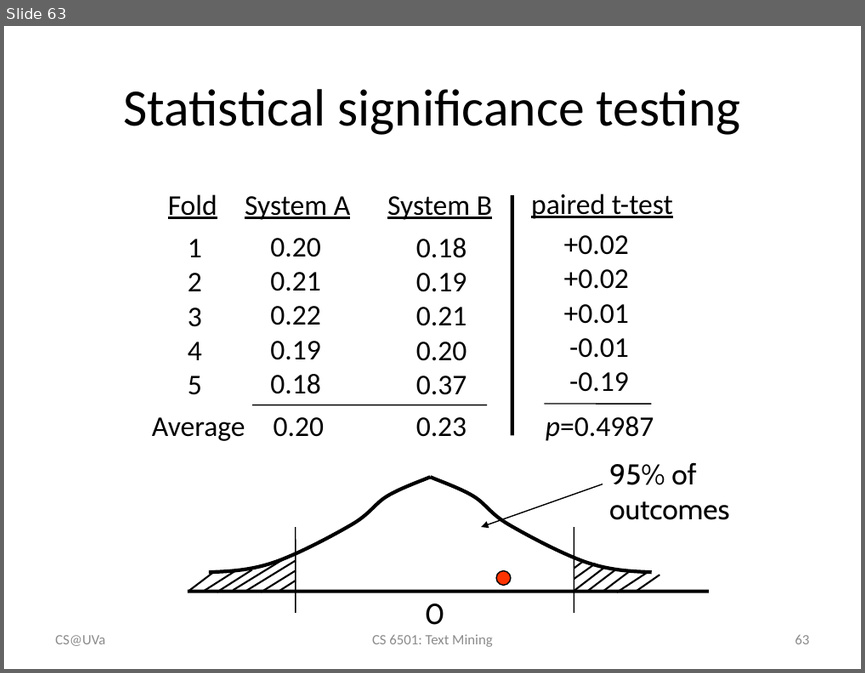
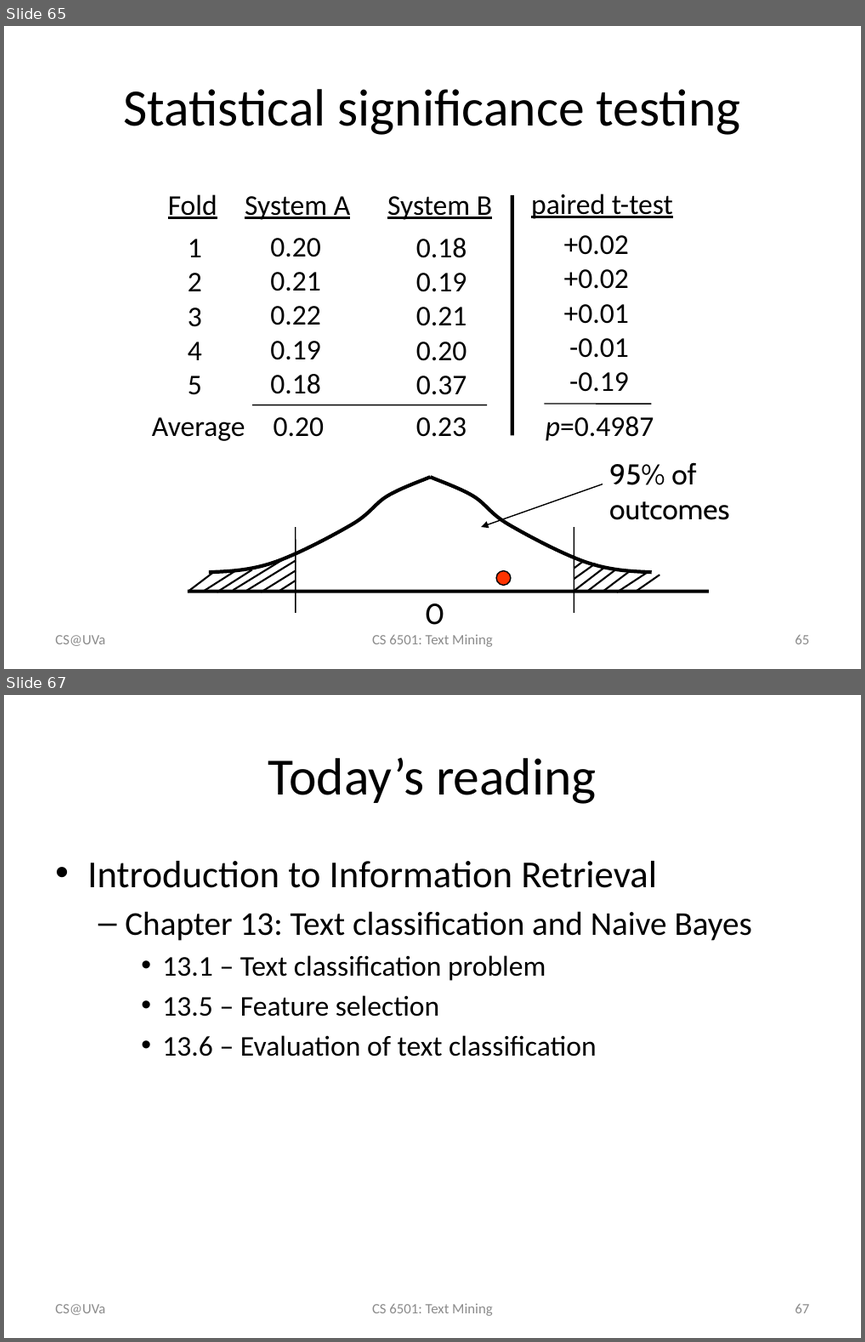
Before and after one commit to wang296/CS6501-Text-Mining, a slide deck: docs/TextCategorization.pptx. Shown one above the other, each under a label of ours: slide 63 before the commit, slides 65 and 67 after it; the slides between them are not shown. The pictures are 865x673 and 865x1342 pixels, drawn with LibreOffice and Linux fonts; fonts in the diff are those of the drawing. Boxes give left, top, right and bottom in pixels: in the first picture for what was removed or moved away, otherwise in the second. Text is boxed around its words. In the diff, an @@ line names an element or a change of style, - is before the commit and + after.

```diff
--- a/docs/TextCategorization.pptx
+++ b/docs/TextCategorization.pptx
@@ slide 67 added at <box>4,695,861,1338</box>, background #FFFFFF @@
@@ title added at <box>268,758,596,804</box>, 44 pt, text #000000 @@
+Today’s reading
@@ text added at <box>87,861,752,1056</box>, 24 pt, text #000000 @@
+• Introduction to Information Retrieval
+  – Chapter 13: Text classification and Naive Bayes
+    • 13.1 – Text classification problem
+    • 13.5 – Feature selection
+    • 13.6 – Evaluation of text classification
@@ text added at <box>55,1304,105,1315</box>, 12 pt, text #8C8C8C @@
+CS@UVa
@@ text added at <box>372,1303,493,1315</box>, 12 pt, text #8C8C8C @@
+CS 6501: Text Mining
@@ page number added at <box>794,1304,809,1313</box>, 12 pt, text #8C8C8C @@
+67
@@ what was slide 63 is now slide 65 @@
@@ page number at <box>794,635,809,644</box>: text changed @@
-63
+65
```
Also in this commit, not shown: 6 slides changed, 3 other slides added, 1 other file.
